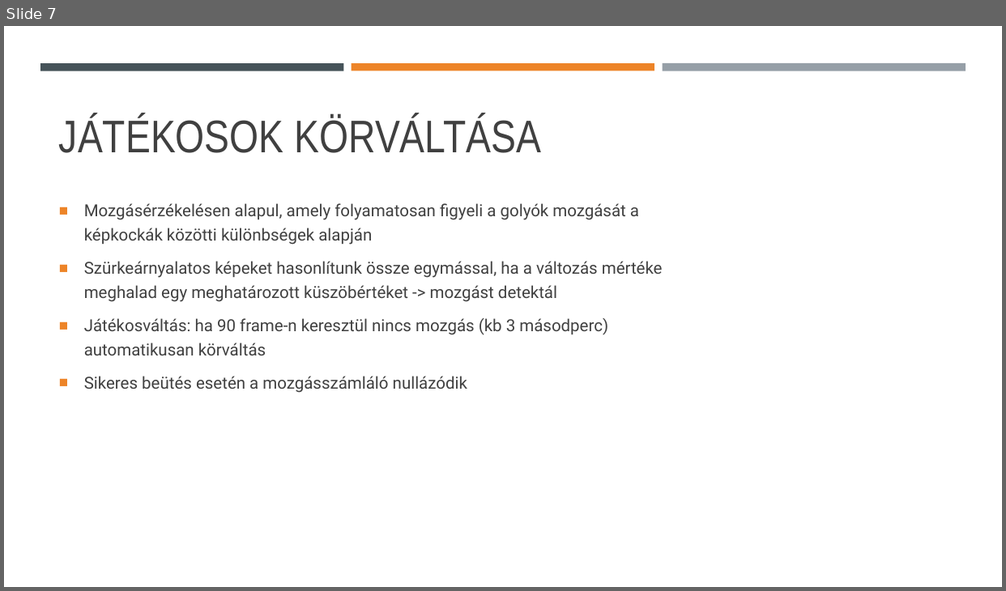
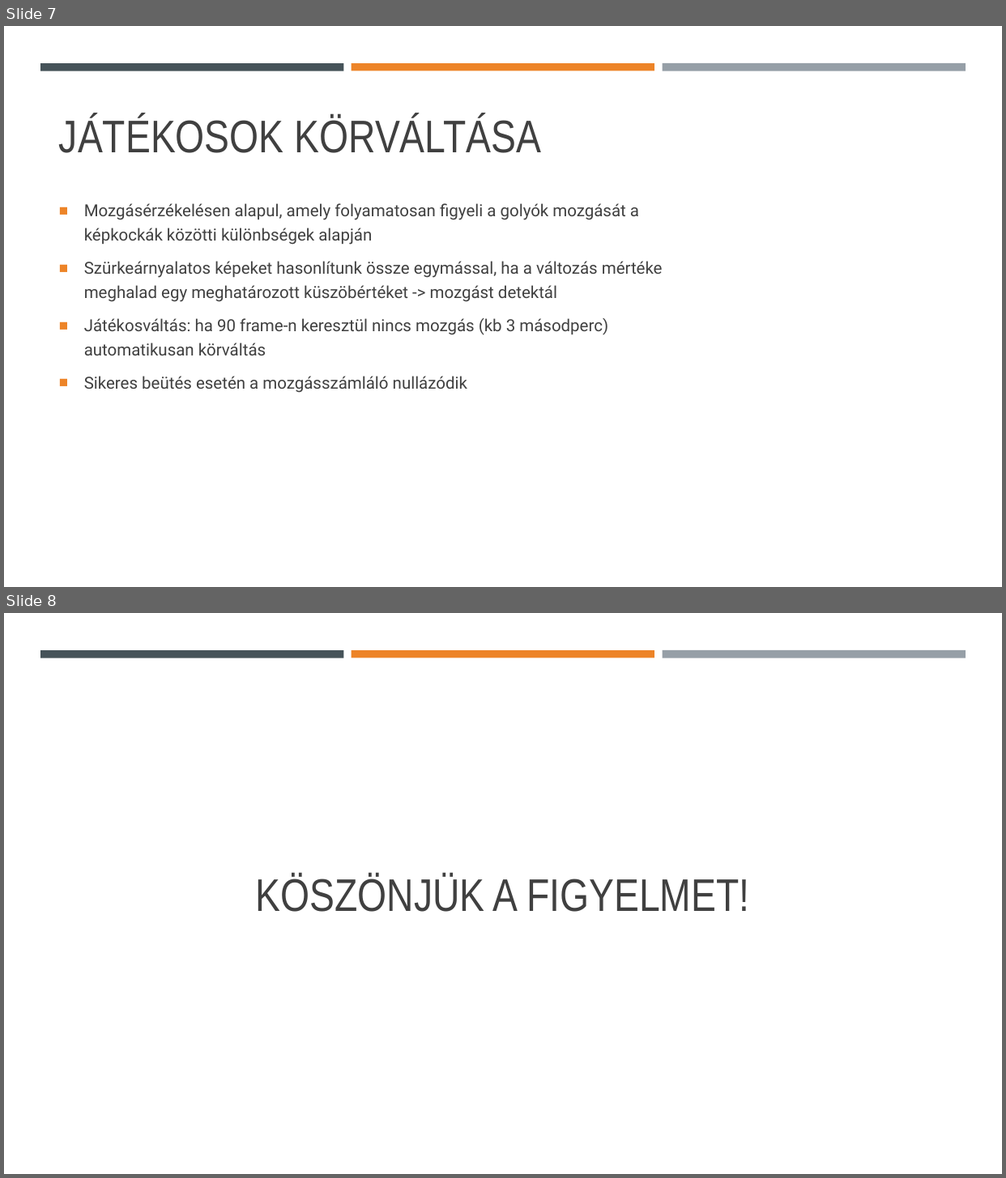
Before and after one commit to ErikCsipak/KepfeldolgozasMsc2025, a slide deck: Snooker.pptx. Shown one above the other, each under a label of ours: slide 7 before the commit, slides 7 and 8 after it. The pictures are 1006x591 and 1006x1178 pixels, drawn with LibreOffice and Linux fonts; fonts in the diff are those of the drawing. Boxes give left, top, right and bottom in pixels: in the first picture for what was removed or moved away, otherwise in the second. Text is boxed around its words. In the diff, an @@ line names an element or a change of style, - is before the commit and + after.

```diff
--- a/Snooker.pptx
+++ b/Snooker.pptx
@@ slide 8 added at (4,613,1002,1174), background #FFFFFF; not listed: 3 template elements that a slide beside it also shows @@
@@ text added at (256,875,749,912), 44 pt, text #404040 @@
+KÖSZÖNJÜK A FIGYELMET!
```
Also in this commit, not shown: 1 slide removed.
